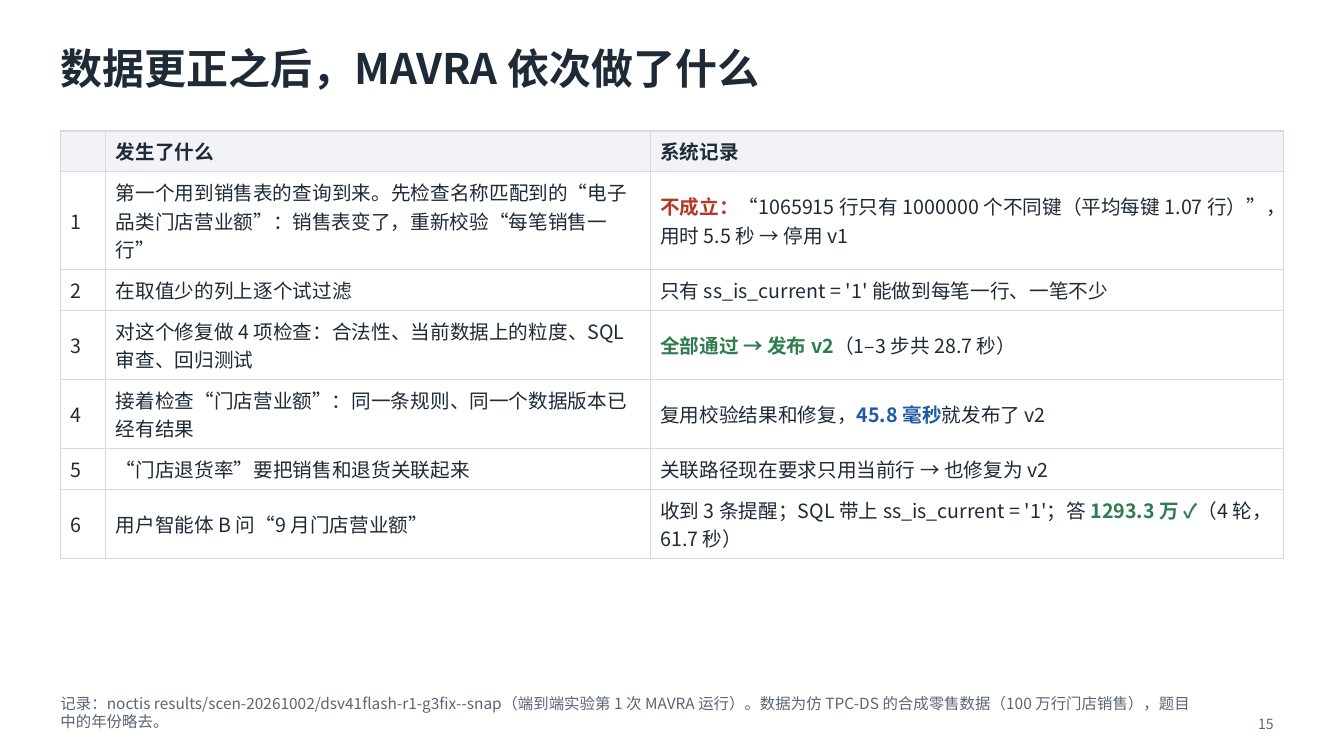
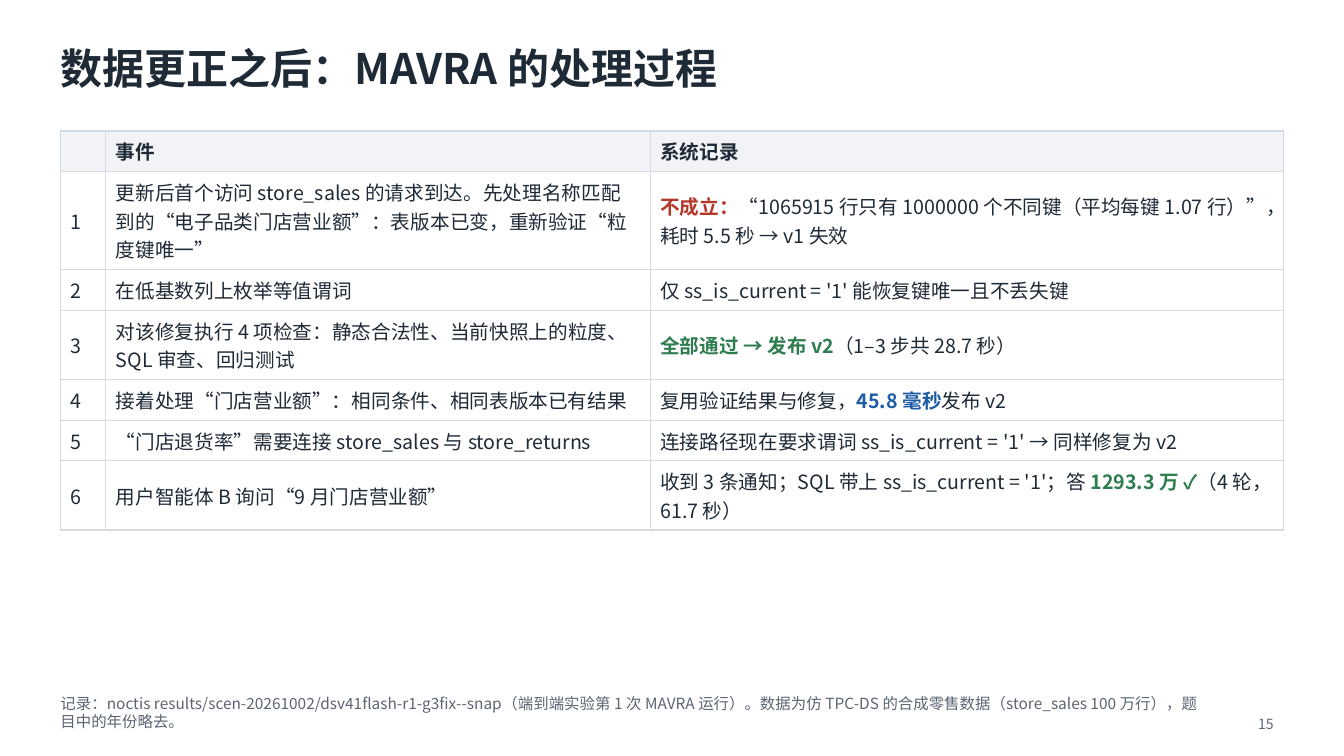
Before and after one commit to mmmttt000045/agent4db-adapter, a slide deck: slide 15 of docs/mavra-system.pptx. Drawn at 1344x756 pixels with LibreOffice and Linux fonts; fonts in the diff are those of the drawing. Boxes give left, top, right and bottom in pixels: in the first picture for what was removed or moved away, otherwise in the second. Text is boxed around its words. In the diff, an @@ line names an element or a change of style, - is before the commit and + after.

```diff
--- a/docs/mavra-system.pptx
+++ b/docs/mavra-system.pptx
@@ title at bbox=[60, 48, 717, 88]: text changed @@
-数据更正之后，MAVRA 依次做了什么
+数据更正之后：MAVRA 的处理过程
@@ table at bbox=[60, 131, 1284, 524] @@
-row 1, column 2: 发生了什么
+row 1, column 2: 事件
-row 2, column 2: 第一个用到销售表的查询到来。先检查名称匹配到的“电子品类门店营业额”：销售表变了，重新校验“每笔销售一行”
+row 2, column 2: 更新后首个访问 store_sales 的请求到达。先处理名称匹配到的“电子品类门店营业额”：表版本已变，重新验证“粒度键唯一”
-row 2, column 3: 不成立：“1065915 行只有 1000000 个不同键（平均每键 1.07 行）”，用时 5.5 秒 → 停用 v1
+row 2, column 3: 不成立：“1065915 行只有 1000000 个不同键（平均每键 1.07 行）”，耗时 5.5 秒 → v1 失效
-row 3, column 2: 在取值少的列上逐个试过滤
+row 3, column 2: 在低基数列上枚举等值谓词
-row 3, column 3: 只有 ss_is_current = '1' 能做到每笔一行、一笔不少
+row 3, column 3: 仅 ss_is_current = '1' 能恢复键唯一且不丢失键
-row 4, column 2: 对这个修复做 4 项检查：合法性、当前数据上的粒度、SQL 审查、回归测试
+row 4, column 2: 对该修复执行 4 项检查：静态合法性、当前快照上的粒度、SQL 审查、回归测试
-row 5, column 2: 接着检查“门店营业额”：同一条规则、同一个数据版本已经有结果
+row 5, column 2: 接着处理“门店营业额”：相同条件、相同表版本已有结果
-row 5, column 3: 复用校验结果和修复，45.8 毫秒就发布了 v2
+row 5, column 3: 复用验证结果与修复，45.8 毫秒发布 v2
-row 6, column 2: “门店退货率”要把销售和退货关联起来
+row 6, column 2: “门店退货率”需要连接 store_sales 与 store_returns
-row 6, column 3: 关联路径现在要求只用当前行 → 也修复为 v2
+row 6, column 3: 连接路径现在要求谓词 ss_is_current = '1' → 同样修复为 v2
-row 7, column 2: 用户智能体 B 问“9 月门店营业额”
+row 7, column 2: 用户智能体 B 询问“9 月门店营业额”
-row 7, column 3: 收到 3 条提醒；SQL 带上 ss_is_current = '1'；答 1293.3 万 ✓（4 轮，61.7 秒）
+row 7, column 3: 收到 3 条通知；SQL 带上 ss_is_current = '1'；答 1293.3 万 ✓（4 轮，61.7 秒）
@@ text at bbox=[60, 696, 1197, 728]: text changed @@
-记录：noctis results/scen-20261002/dsv41flash-r1-g3fix--snap（端到端实验第 1 次 MAVRA 运行）。数据为仿 TPC-DS 的合成零售数据（100 万行门店销售），题目中的年份略去。
+记录：noctis results/scen-20261002/dsv41flash-r1-g3fix--snap（端到端实验第 1 次 MAVRA 运行）。数据为仿 TPC-DS 的合成零售数据（store_sales 100 万行），题目中的年份略去。
```
Also in this commit, not shown: 17 other slides changed, 8 other files.
